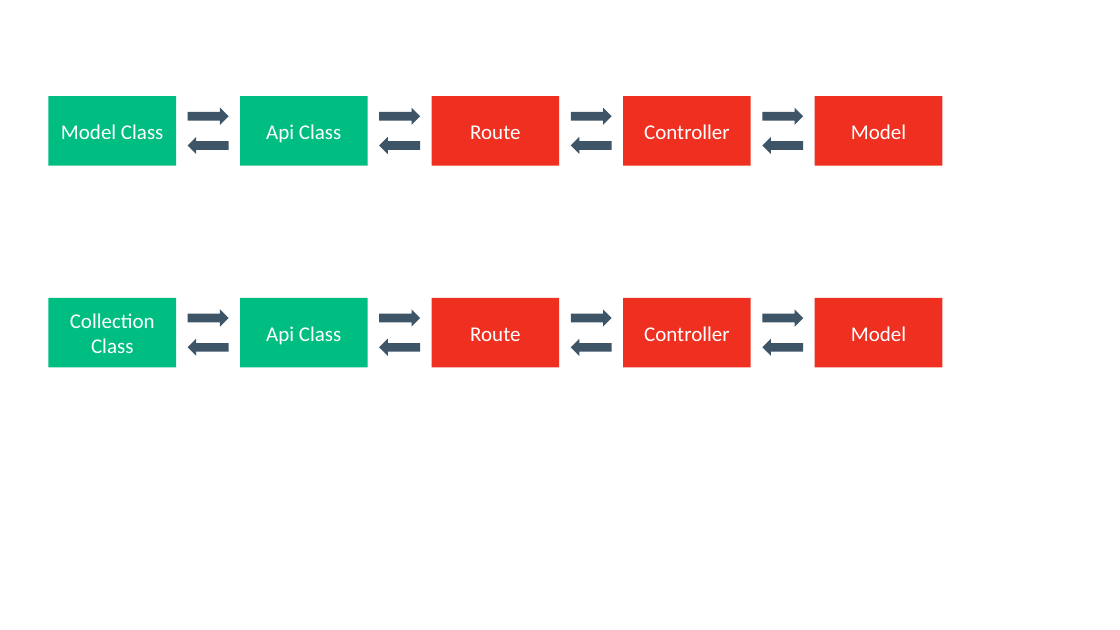
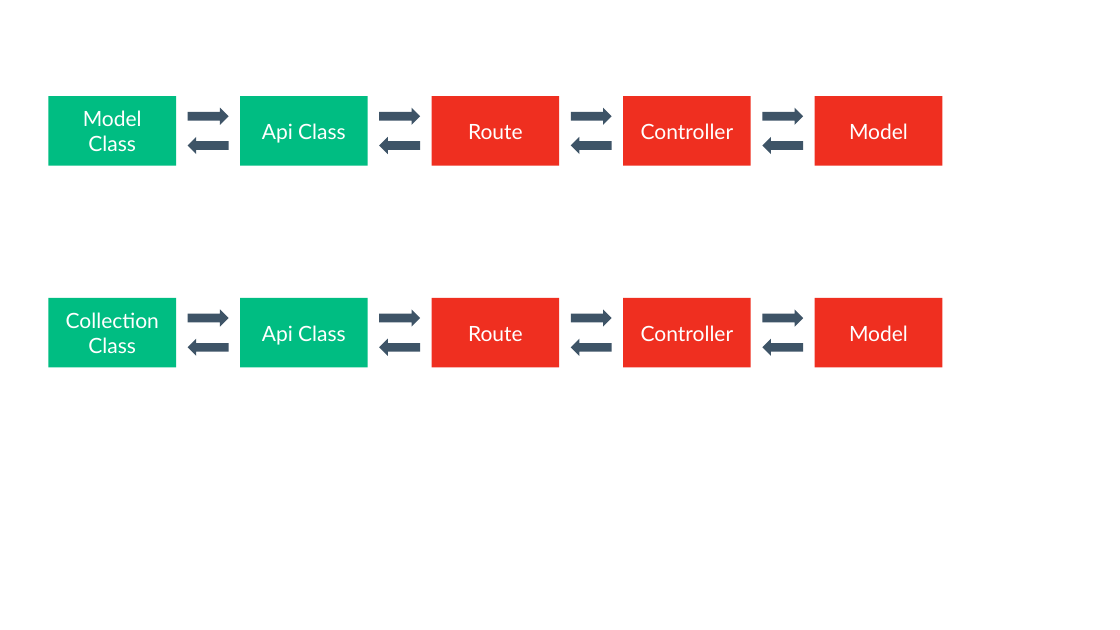
Before and after one commit to cimd/vue-eloquent-docs, a slide deck: slide 2 of docs/graphics.pptx. Drawn at 1120x630 pixels with LibreOffice and Linux fonts; fonts in the diff are those of the drawing. Boxes give left, top, right and bottom in pixels: in the first picture for what was removed or moved away, otherwise in the second. Text is boxed around its words. In the diff, an @@ line names an element or a change of style, - is before the commit and + after.

```diff
--- a/docs/graphics.pptx
+++ b/docs/graphics.pptx
@@ font Calibri to Lato in 10 elements at <box>49,96,176,166</box>, <box>240,96,368,166</box>, <box>432,96,560,166</box>, <box>623,96,751,166</box>, <box>815,96,943,166</box>, <box>49,298,176,368</box>, <box>240,298,368,368</box>, <box>432,298,560,368</box>, <box>623,298,751,368</box>, <box>815,298,943,368</box> @@
```
Also in this commit, not shown: 1 other slide changed.
